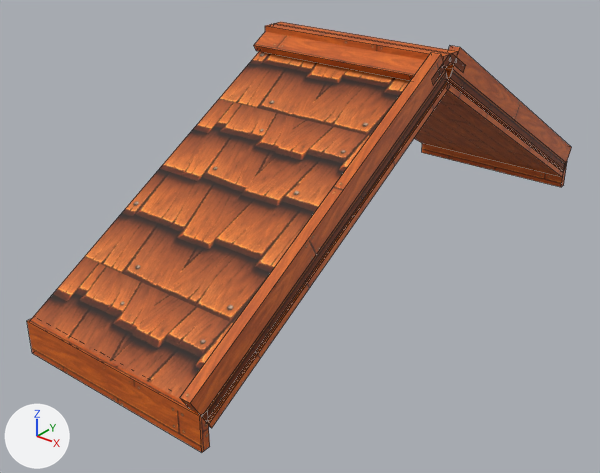
A saved change to the FBX model Assets/Art/PANDANIN/ev parçaları 3/Roof3_SectionEdgeR_1m_NoEave.fbx.
Rendered twice from a 50 mm lens placed at (2.22, -3.19, 1.84), pointed at (-0.08, -0.3, 0.06). The lights are fixed; the arrows at lower left show +X, +Y and +Z. The older version comes first. Mesh edges are drawn as thin lines. Where no turn or scale is listed for an object, it has been applied to the vertices. Vertices at exactly the same position are counted once.

Script lines for the objects in view, before the commit:
```python
me_roof3_sectionedger_1m_noeave = bpy.data.meshes.new('Roof3_SectionEdgeR_1m_NoEave')
me_roof3_sectionedger_1m_noeave.from_pydata(...)  # 86 vertices, 66 faces; spans x -0.5..0.5, y -1.63..1.63, z -0.13..1.0
# faces by material slot: [2, 64]
me_roof3_sectionedger_1m_noeave.materials.append(mat_ev_sindil)  # picture img_ev_sindil_tekrar_png
me_roof3_sectionedger_1m_noeave.materials.append(mat_ev_ahsap)  # picture img_ev_ahsap_tekrar_png
# before: 0 (-0.5, -1.58, 0.02), 1 (0.5, -1.58, 0.02) at pixel (201, 416), 4 (-0.5, -1.55, -0.02), 5 (0.5, -1.55, -0.02) at pixel (207, 423), 8 (-0.5, -1.55, -0.03)
# before: 9 (0.5, -1.55, -0.03) at pixel (208, 424), 12 (-0.5, -1.53, -0.05), 13 (0.5, -1.53, -0.05) at pixel (211, 428), 24 (0.45, -1.56, -0.01), 25 (0.45, -1.63, 0.11) at pixel (179, 397)
# before: 28 (0.5, -1.56, -0.01) at pixel (206, 421), 29 (0.5, -1.63, 0.11) at pixel (190, 403)
# before: 32 (-0.5, 1.58, 0.02), 33 (0.5, 1.58, 0.02) at pixel (566, 162), 36 (-0.5, 1.55, -0.02), 37 (0.5, 1.55, -0.02) at pixel (563, 170), 40 (-0.5, 1.55, -0.03)
# before: 41 (0.5, 1.55, -0.03) at pixel (563, 172), 42 (-0.5, 1.53, -0.05) at pixel (421, 142), 43 (0.5, 1.53, -0.05) at pixel (561, 176), 54 (0.5, 1.56, -0.01) at pixel (564, 169), 55 (0.5, 1.63, 0.11) at pixel (571, 147)
# before: 58 (0.45, 1.56, -0.01), 59 (0.45, 1.63, 0.11)
ob_roof3_sectionedger_1m_noeave = bpy.data.objects.new('Roof3_SectionEdgeR_1m_NoEave', me_roof3_sectionedger_1m_noeave)
ob_roof3_sectionedger_1m_noeave.location = (0.0, 0.0, 0.0)
```
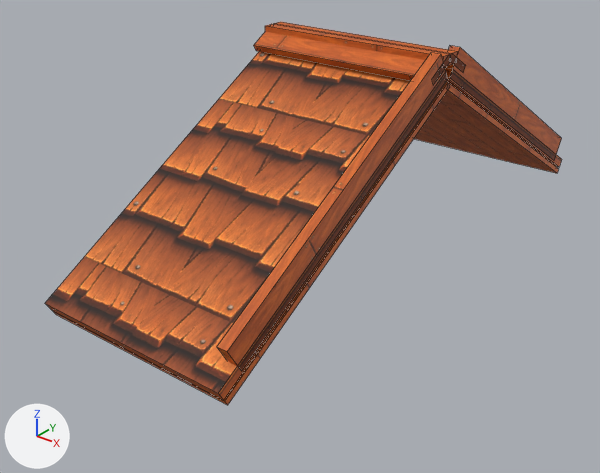
Boxes (x1, y1, x2, y2) around the edits, measured in the pictures (600 x 473 px; the box of a moved part takes in the faces that stretch with it):
'Roof3_SectionEdgeR_1m_NoEave', reshaped (11% shorter): before (27, 22, 572, 452); after (45, 22, 562, 405)
part 1 of me_roof3_sectionedger_1m_noeave, deleted (brown): before (27, 319, 210, 452)
part 2 of me_roof3_sectionedger_1m_noeave, deleted (brown): before (422, 143, 567, 187)
part 3 of me_roof3_sectionedger_1m_noeave, moved or reshaped: before (32, 135, 415, 428); after (45, 135, 415, 405)
part 4 of me_roof3_sectionedger_1m_noeave, moved or reshaped: before (414, 48, 572, 177); after (414, 48, 562, 173)

The edits, one by one:
me_roof3_sectionedger_1m_noeave is used by ob_roof3_sectionedger_1m_noeave; location (0.0, 0.0, 0.0).
Verts and faces of me_roof3_sectionedger_1m_noeave; kept vertices keep their numbers, new ones are numbered from 86.
me_roof3_sectionedger_1m_noeave had 86 vertices, 66 faces and spanned x -0.5..0.5, y -1.63..1.63, z -0.13..1.0.
me_roof3_sectionedger_1m_noeave now has 70 vertices, 54 faces and spans x -0.5..0.5, y -1.5..1.5, z -0.01..1.0.
me_roof3_sectionedger_1m_noeave part 1: the loose piece of 8 vertices spanning x -0.5..0.5, y -1.59..-1.55, z -0.13..0.03 is deleted.
me_roof3_sectionedger_1m_noeave part 2: the loose piece of 8 vertices spanning x -0.5..0.5, y 1.55..1.59, z -0.13..0.03 is deleted.
Part 3, on me_roof3_sectionedger_1m_noeave:
Vertices 0, 1, 4, 5, 8, 9 move by (0.0, 0.08, 0.05).
Vertices 24, 25, 28, 29 move by (0.0, 0.19, 0.11).
Vertex 12 moves to (-0.5, -1.45, -0.01), pixel (56, 314).
Vertex 13 moves to (0.5, -1.45, -0.01), pixel (227, 405).
Part 4, on me_roof3_sectionedger_1m_noeave:
Vertices 32, 33, 36, 37, 40, 41 move by (0.0, -0.08, 0.05).
Vertices 54, 55, 58, 59 move by (0.0, -0.19, 0.11).
Vertex 42 moves to (-0.5, 1.45, -0.01), pixel (414, 139).
Vertex 43 moves to (0.5, 1.45, -0.01), pixel (557, 173).
